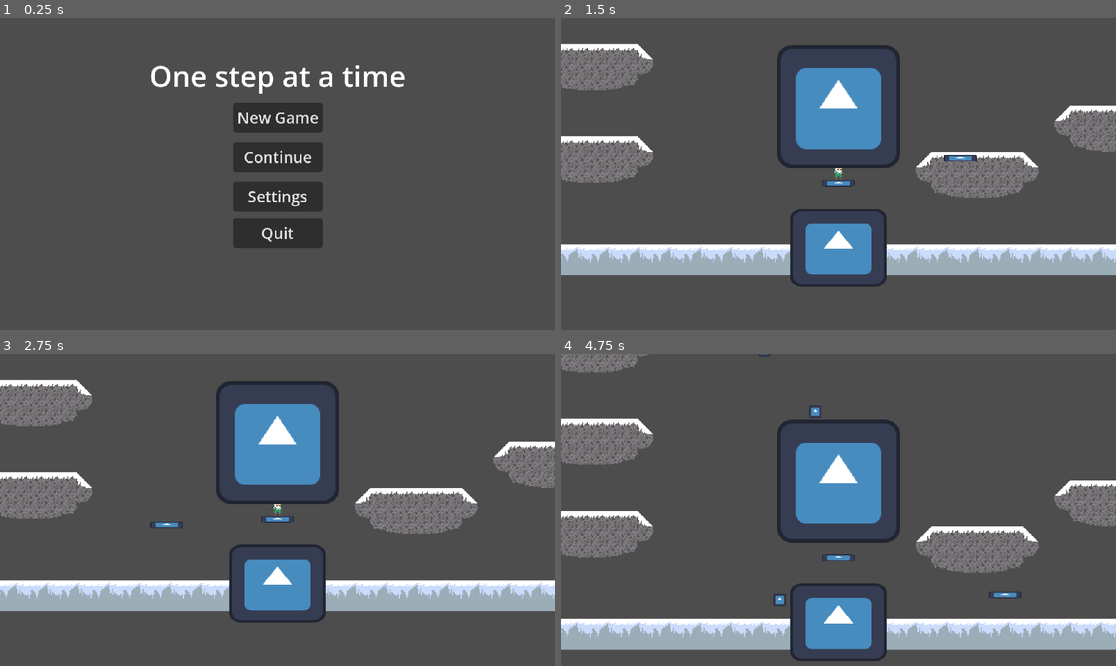
Above: before the commit, frames 1-4 (two rows, left to right).
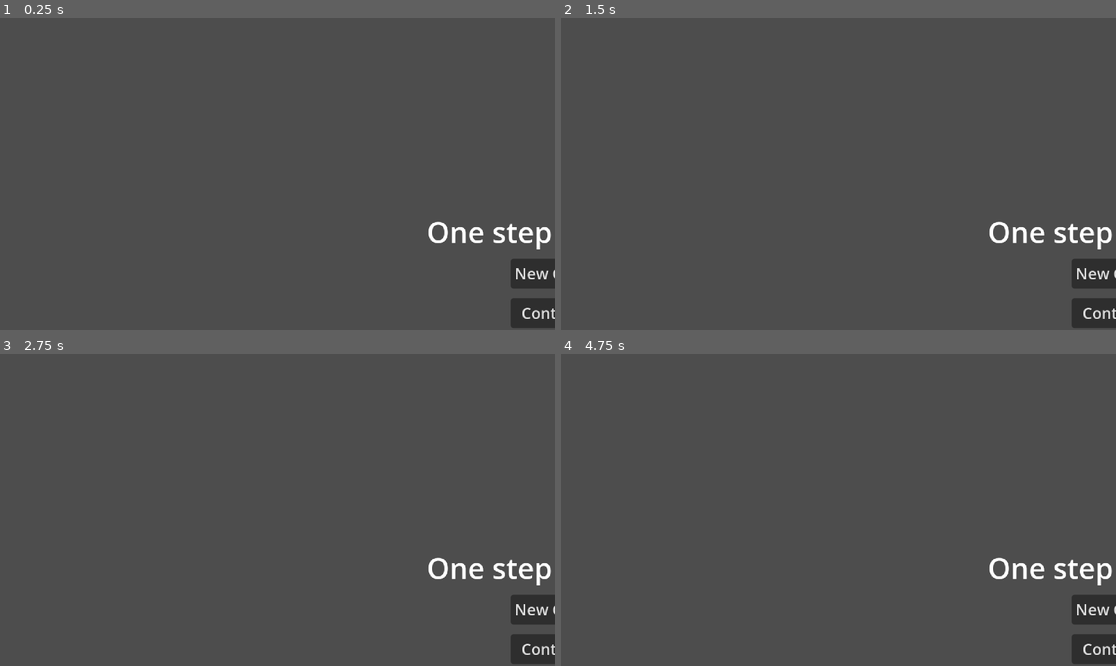
Above: after the commit, the same moments.

Repository: Wilisimple4u/GameJamOnlyOne
Game: Godot game, scene res://Main menu.tscn
Two runs of this game, one before a commit and one after it. Both use one fixed random seed, a clock stepped at 60 frames per second and the inputs below. The engine's default icon, where the game draws it, is replaced by a stand-in: a white triangle on a blue panel in a dark square.
Inputs (mouse positions are in pixels of both pictures, inside the frame that each line leads up to):
- Up to frame 1 (0.25 s): no input
- Up to frame 2 (1.5 s): click (838, 117) at 0.5 s, where only the run before the commit has a clickable "New Game"; tap Enter (ui_accept) at 1.25 s; move the mouse to (960, 158) at 1.27 s; hold Right (ui_right) from 1.28 s (still down); click (960, 158) at 1.35 s
- Up to frame 3 (2.75 s): keep holding Right (ui_right); tap Enter (ui_accept) at 1.52, 2.27 s; tap W (W_and_Space_Key) at 1.55, 2.1 s; move the mouse to (166, 525) at 2.02 s; click (166, 525) at 2.3 s
- Up to frame 4 (4.75 s): tap Enter (ui_accept) at 2.75, 3.77, 4.52 s; move the mouse to (894, 441) at 2.77 s; release Right (ui_right) at 2.78 s; hold Left (ui_left) 2.78-3.53 s; tap A (A_Key) at 2.85 s; tap W (W_and_Space_Key) at 3.05, 4.55 s; move the mouse to (810, 572) at 3.52 s; hold Right (ui_right) from 3.53 s (still down); tap D (D_Key) at 3.6 s; click (810, 572) at 3.8 s; move the mouse to (1005, 556) at 4.27 s; click (1005, 556) at 4.35 s

The runs differ from the first frame. In frame 1, 9.1% of the frame differs, in the area x 27-100%, y 15-100%; in frame 2, 25%; in frame 3, 25%; in frame 4, 25%, in the area x 0-100%, y 0-100%.

Commit message:
late night coding
will finish tomorrow

Diff:
--- a/Prof of concept GameJam/OneStepAtTheTime/GameScenes/TempLevel.tscn
+++ b/Prof of concept GameJam/OneStepAtTheTime/GameScenes/TempLevel.tscn
@@ -6,7 +6,7 @@
 [ext_resource type="PackedScene" uid="uid://grudrdnaxpm6" path="res://OneStepAtTheTime/ObjectScenes/playerChar.tscn" id="4_i2dvm"]
 [ext_resource type="PackedScene" uid="uid://bw7r2frcu4hno" path="res://OneStepAtTheTime/ObjectScenes/platformObjectTemp.tscn" id="4_mblv6"]
 [ext_resource type="PackedScene" uid="uid://docjkc5pcob5y" path="res://OneStepAtTheTime/ObjectScenes/rockSpawner.tscn" id="5_i2dvm"]
-[ext_resource type="PackedScene" uid="uid://d3i476jsfj8mr" path="res://OneStepAtTheTime/ObjectScenes/playerPlatform.tscn" id="7_ncbhi"]
+[ext_resource type="Script" uid="uid://dgynygahs8eak" path="res://OneStepAtTheTime/Scripts/camera.gd" id="7_ncbhi"]
 
 [sub_resource type="TileSetAtlasSource" id="TileSetAtlasSource_3xhdl"]
 texture = ExtResource("1_wa6m3")
@@ -74,17 +74,18 @@
 [node name="Node2D" type="Node2D"]
 script = ExtResource("1_2gcda")
 
+[node name="Camera2D" type="Camera2D" parent="."]
+script = ExtResource("7_ncbhi")
+
 [node name="TileMap" type="TileMapLayer" parent="."]
 position = Vector2(0, -1)
 tile_map_data = PackedByteArray("AAD7/wQAAQAAAAAAAAD7/wUAAQAAAAEAAAD8/wQAAQABAAAAAAD8/wUAAQABAAEAAAD5/wQAAQAAAAAAAAD5/w …(14784 unchanged characters)…
 tile_set = SubResource("TileSet_3xhdl")
 
-[node name="Node2D" parent="." instance=ExtResource("4_mblv6")]
+[node name="Start platform" parent="." instance=ExtResource("4_mblv6")]
 position = Vector2(0, 90)
-
-[node name="TempPlayerChar" parent="." instance=ExtResource("4_i2dvm")]
 
 [node name="Rockspawner" parent="." instance=ExtResource("5_i2dvm")]
 position = Vector2(0, -80)
 
-[node name="PlayerPlatform" parent="." instance=ExtResource("7_ncbhi")]
+[node name="TempPlayerChar" parent="." instance=ExtResource("4_i2dvm")]
--- a/Prof of concept GameJam/OneStepAtTheTime/ObjectScenes/PlayerChar.tscn
+++ b/Prof of concept GameJam/OneStepAtTheTime/ObjectScenes/PlayerChar.tscn
@@ -30,4 +30,5 @@
 sprite_frames = SubResource("SpriteFrames_4sakj")
 animation = &"TempIdle"
 
-[node name="Camera2D" type="Camera2D" parent="."]
+[node name="VisibleOnScreenNotifier2D" type="VisibleOnScreenNotifier2D" parent="AnimatedSprite2D"]
+scale = Vector2(0.5, 0.8)
--- a/Prof of concept GameJam/OneStepAtTheTime/ObjectScenes/rock.gd
+++ b/Prof of concept GameJam/OneStepAtTheTime/ObjectScenes/rock.gd
@@ -1,5 +1,4 @@
 extends RigidBody2D
 
 func _on_area_2d_body_entered(_body):
-		print("Rock Delete!")
 		queue_free()
--- a/Prof of concept GameJam/OneStepAtTheTime/Scripts/Platform_spawner.gd
+++ b/Prof of concept GameJam/OneStepAtTheTime/Scripts/Platform_spawner.gd
@@ -2,13 +2,10 @@
 
 const PlayPlatfrom = preload("res://OneStepAtTheTime/ObjectScenes/playerPlatform.tscn")
 
-
 func _physics_process(_delta):
-	if Input.is_action_just_pressed("Mouse_LeftClick"):
+	if Input.is_action_just_released("Mouse_LeftClick"):
 		spawnplatform()
 		print("platform placed")
-
-
 
 func spawnplatform():
 	var new_Platform = PlayPlatfrom.instantiate()
--- a/Prof of concept GameJam/OneStepAtTheTime/Scripts/Player_char_Move.gd
+++ b/Prof of concept GameJam/OneStepAtTheTime/Scripts/Player_char_Move.gd
@@ -1,23 +1,25 @@
 extends CharacterBody2D
+@onready var can_be_seen = $AnimatedSprite2D/VisibleOnScreenNotifier2D
 
 #Importing and reading the platform to be used.
 #@onready var PlayerPlatform = load("res://OneStepAtTheTime/ObjectScenes/playerPlatform.tscn")
-
 const SPEED = 150.0
 const JUMP_VELOCITY = -300.0
+var first_pos = 0
+var last_pos = 0
 # IF the character hits a triangular surface,
 # which sends them just within range of being on top of another platforms collider,
 # it can trigger another instant jump, the players negative (upward force) will increase more then normal.
 
+func _physics_process(delta: float) -> void:
 
-func _physics_process(delta: float) -> void:
 	# Add the gravity.
 	if not is_on_floor():
 		velocity += get_gravity() * delta
 
 	# Handle jump.
 	if Input.is_action_just_pressed("W_and_Space_Key") and is_on_floor():
-		velocity.y = JUMP_VELOCITY
+		velocity.y = (JUMP_VELOCITY)
 
 #Platform Spawing input command
 	#if Input.is_action_just_pressed("ui_down"):
--- /dev/null
+++ b/Prof of concept GameJam/OneStepAtTheTime/Scripts/camera.gd
@@ -0,0 +1,7 @@
+extends Camera2D
+
+func _ready() -> void:
+	pass
+
+func _physics_process(delta: float) -> void:
+	pass
--- a/Prof of concept GameJam/OneStepAtTheTime/Scripts/rockSpawner.gd
+++ b/Prof of concept GameJam/OneStepAtTheTime/Scripts/rockSpawner.gd
@@ -6,7 +6,7 @@
 
 func _ready():
 	spawn_area_x = get_viewport().size.x
-	spawn_area_y = get_viewport().size.y
+	spawn_area_y = get_viewport().size.y - 100
 
 func _physics_process(_delta):
 	var rocks_in_game = get_child_count()
--- a/Prof of concept GameJam/project.godot
+++ b/Prof of concept GameJam/project.godot
@@ -14,6 +14,11 @@
 run/main_scene="uid://dbms65oofdnu1"
 config/features=PackedStringArray("4.4", "Forward Plus")
 config/icon="res://icon.svg"
+
+[autoload]
+
+Camera="res://OneStepAtTheTime/Scripts/camera.gd"
+PlayerCharMove="res://OneStepAtTheTime/Scripts/Player_char_Move.gd"
 
 [display]
 
Not shown, added: Prof of concept GameJam/OneStepAtTheTime/Scripts/camera.gd.uid
